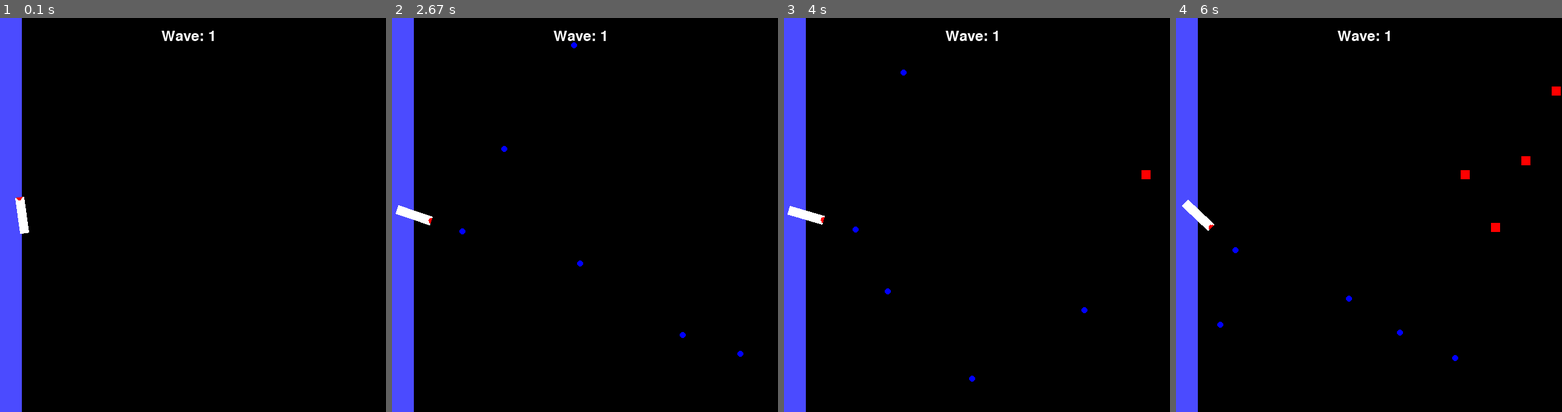
Above: before the commit, frames 1-4 (left to right).
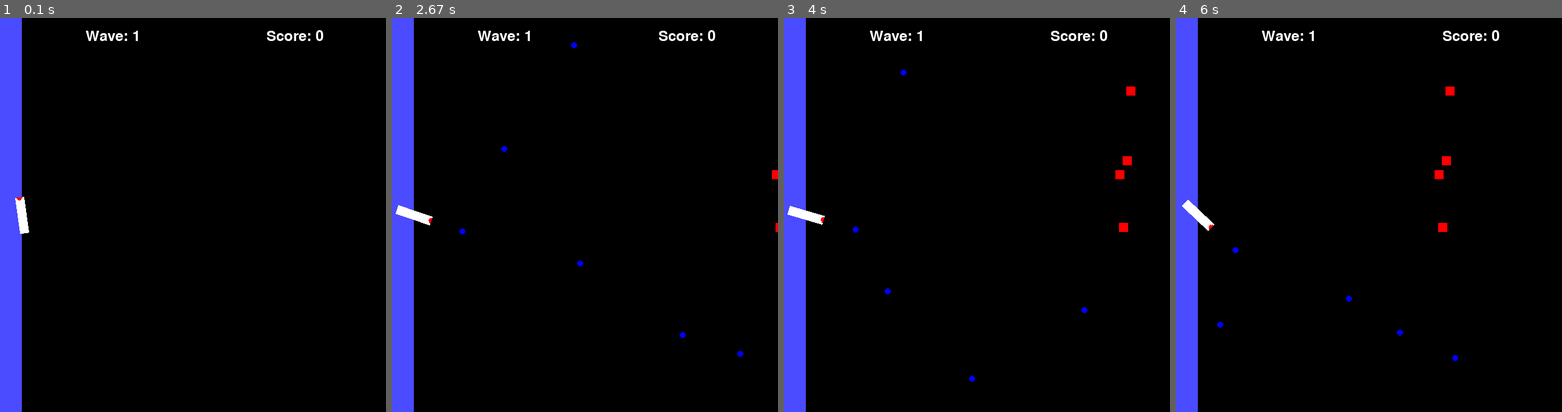
Above: after the commit, the same moments.

Repository: Ethan-Yuheng-Yao/pygame-shooter
Game: pygame game, started from shooter.py
The game is run twice, just before and just after one commit, with the same random seed, the same clock (stepped at 60 frames per second) and the same inputs.
Inputs (mouse positions are in pixels of both pictures, inside the frame that each line leads up to):
- Up to frame 1 (0.1 s): no input
- Up to frame 2 (2.67 s): click (581, 215) at 0.38 s; click (619, 301) at 0.72 s; click (723, 352) at 1.05 s; click (488, 136) at 1.38 s; click (581, 262) at 1.72 s; click (523, 132) at 2.05 s; click (716, 317) at 2.38 s
- Up to frame 3 (4 s): click (845, 254) at 2.72 s; click (857, 140) at 3.05 s; click (880, 285) at 3.38 s; click (1112, 305) at 3.72 s
- Up to frame 4 (6 s): click (1245, 360) at 4.05 s; click (1241, 238) at 4.38 s; click (1388, 325) at 4.72 s; click (1434, 345) at 5.05 s; click (1226, 352) at 5.38 s; click (1268, 281) at 5.72 s

The runs differ from the first frame. In frame 1, 0.5% of the frame differs, in the area x 22-84%, y 3-6%; in frame 2, 0.6%; in frame 3, 0.8%; in frame 4, 1.0%, in the area x 22-100%, y 3-55%.

Commit message:
Added Score and Death Screen

Diff:
--- a/shooter.py
+++ b/shooter.py
@@ -5,11 +5,14 @@
 
 pygame.init()
 
+score = 0
 wave = 0
 enemies_to_spawn = 0
 enemies_spawned = 0
 time_since_last_spawn = 0
 spawn_timer = 0
+
+running = True
 
 class Player(pygame.sprite.Sprite):
     def __init__(self):
@@ -34,10 +37,14 @@
         self.rect = self.image.get_rect(center=pos)
 
     def update(self, bullets_group):
+        global score, running
         self.rect.x -= 1
         bullet_hits = pygame.sprite.spritecollide(self, bullets_group, True)
         if bullet_hits:
             self.kill()
+            score += 1
+        if self.rect.colliderect(end_point_rect):
+            running = False
 
 class Bullet(pygame.sprite.Sprite):
     def __init__(self, pos, angle):
@@ -66,6 +73,11 @@
 enemies_group = pygame.sprite.Group()
 
 font = pygame.font.SysFont(None, 36)
+font_ = pygame.font.SysFont(None, 60)
+font__ = pygame.font.SysFont(None, 100)
+
+end_text = font_.render('Game Over!', True, 'Red')
+end_text_rect = end_text.get_rect(center = (325, 100))
 
 spawn_interval = 1000
 enemy_spawn_interval = 100
@@ -75,7 +87,7 @@
 def start_new_wave():
     global wave, enemies_to_spawn, enemies_spawned, time_since_last_spawn
     wave += 1
-    enemies_to_spawn = random.randint(wave + 2, wave + 10)
+    enemies_to_spawn = random.randint(wave*2, wave*4)
     enemies_spawned = 0
     time_since_last_spawn = 0
 
@@ -86,50 +98,63 @@
         if event.type == pygame.QUIT:
             pygame.quit()
             exit()
-        elif event.type == pygame.MOUSEBUTTONDOWN:
-            if event.button == 1:
-                mouse_pos = pygame.mouse.get_pos()
-                rel_x, rel_y = mouse_pos[0] - player.rect.centerx, mouse_pos[1] - player.rect.centery
-                angle = math.degrees(math.atan2(-rel_y, -rel_x))
-                angle += 180
-                bullet = Bullet(player.rect.center, angle)
-                bullets_group.add(bullet)
 
-    wave_text = font.render(f'Wave: {wave}', True, (255, 255, 255))
-    wave_text_rect = wave_text.get_rect(center=(325, 30))
+        if running:
+            if event.type == pygame.MOUSEBUTTONDOWN:
+                if event.button == 1:
+                    mouse_pos = pygame.mouse.get_pos()
+                    rel_x, rel_y = mouse_pos[0] - player.rect.centerx, mouse_pos[1] - player.rect.centery
+                    angle = math.degrees(math.atan2(-rel_y, -rel_x))
+                    angle += 180
+                    bullet = Bullet(player.rect.center, angle)
+                    bullets_group.add(bullet)
+        else:
+            screen.fill((255, 255, 255))
+            screen.blit(end_text, end_text_rect)
+            score_text_end = font__.render(f'Final Score: {score}', True, (255, 0, 0))
+            score_text_end_rect = score_text_end.get_rect(center=(375, 300))
+            screen.blit(score_text_end, score_text_end_rect)
+            pygame.display.update()
+            continue
 
-    mouse_pos = pygame.mouse.get_pos()
-    player.update(mouse_pos)
+    if running:
+        wave_text = font.render(f'Wave: {wave}', True, (255, 255, 255))
+        wave_text_rect = wave_text.get_rect(center=(200, 30))
 
-    bullets_group.update()
+        score_text = font.render(f'Score: {score}', True, (255, 255, 255))
+        score_text_rect = score_text.get_rect(center=(500, 30))
 
-    screen.fill((0, 0, 0))
-    screen.blit(end_point, end_point_rect)
-    screen.blit(wave_text, wave_text_rect)
-    player_group.draw(screen)
+        mouse_pos = pygame.mouse.get_pos()
+        player.update(mouse_pos)
 
-    enemies_group.update(bullets_group)
-    enemies_group.draw(screen)
+        bullets_group.update()
 
-    bullets_group.draw(screen)
+        screen.fill((0, 0, 0))
+        screen.blit(end_point, end_point_rect)
+        screen.blit(wave_text, wave_text_rect)
+        screen.blit(score_text, score_text_rect)
+        player_group.draw(screen)
 
-    pygame.display.update()
+        enemies_group.update(bullets_group)
+        enemies_group.draw(screen)
+
+        bullets_group.draw(screen)
+
+        pygame.display.update()
+
+        if enemies_spawned < enemies_to_spawn:
+            time_since_last_spawn += clock.get_time()
+            if time_since_last_spawn >= enemy_spawn_interval:
+                enemy_start_pos = (800, random.randint(15, 635))
+                enemy = Enemy(enemy_start_pos)
+                enemies_group.add(enemy)
+                time_since_last_spawn = 0
+                enemies_spawned += 1
+
+        if len(enemies_group) == 0 and enemies_spawned >= enemies_to_spawn:
+            spawn_timer += clock.get_time()
+            if spawn_timer >= spawn_interval:
+                start_new_wave()
+                spawn_timer = 0
 
     clock.tick(60)
-
-
-    if enemies_spawned < enemies_to_spawn:
-        time_since_last_spawn += clock.get_rawtime()
-        if time_since_last_spawn >= enemy_spawn_interval:
-            enemy_start_pos = (800, random.randint(15, 635))
-            enemy = Enemy(enemy_start_pos)
-            enemies_group.add(enemy)
-            time_since_last_spawn = 0
-            enemies_spawned += 1
-
-
-    if len(enemies_group) == 0 and enemies_spawned >= enemies_to_spawn:
-        spawn_timer += clock.get_rawtime()
-        if spawn_timer >= spawn_interval:
-            start_new_wave()
-            spawn_timer = 0
